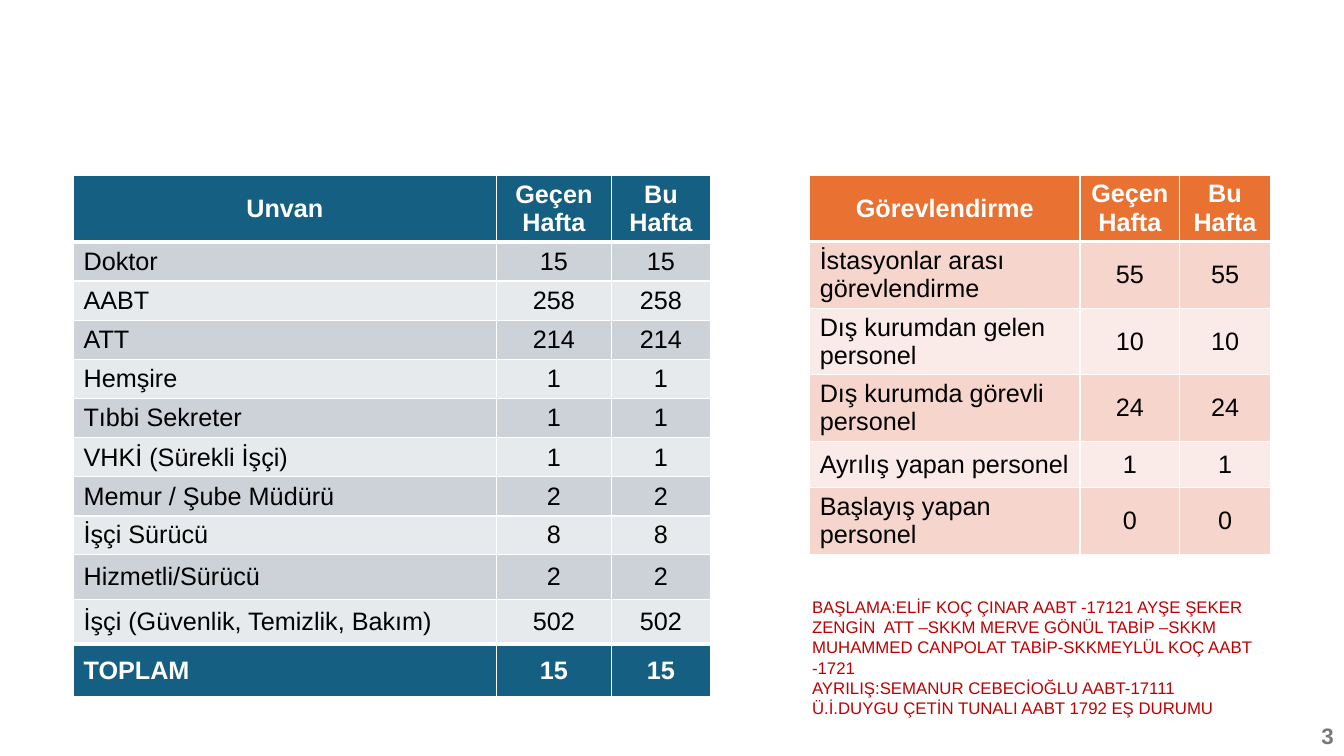
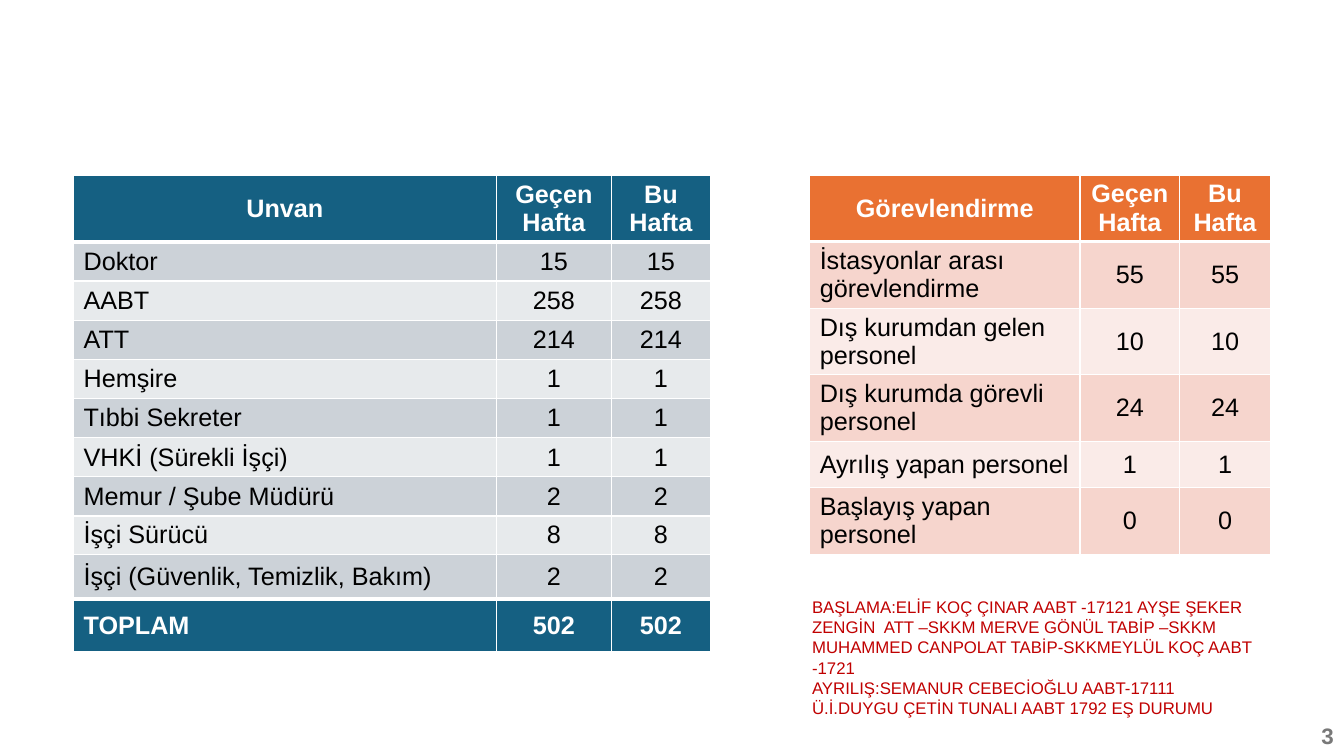
Before and after one commit to Canakkale112AcilSaglik/iasb, a slide deck: slide 3 of bulten-template.pptx. Drawn at 1344x756 pixels with LibreOffice and Linux fonts; fonts in the diff are those of the drawing; background and template pictures are left out. Boxes give left, top, right and bottom in pixels: in the first picture for what was removed or moved away, otherwise in the second. Text is boxed around its words. In the diff, an @@ line names an element or a change of style, - is before the commit and + after.

```diff
--- a/bulten-template.pptx
+++ b/bulten-template.pptx
@@ table at (74, 175, 710, 666) @@
-row 10: Hizmetli/Sürücü | 2 | 2
-row 11: İşçi (Güvenlik, Temizlik, Bakım) | 502 | 502
-row 12: TOPLAM | 15 | 15
+row 10: İşçi (Güvenlik, Temizlik, Bakım) | 2 | 2
+row 11: TOPLAM | 502 | 502
```
Also in this commit, not shown: 1 other file.
